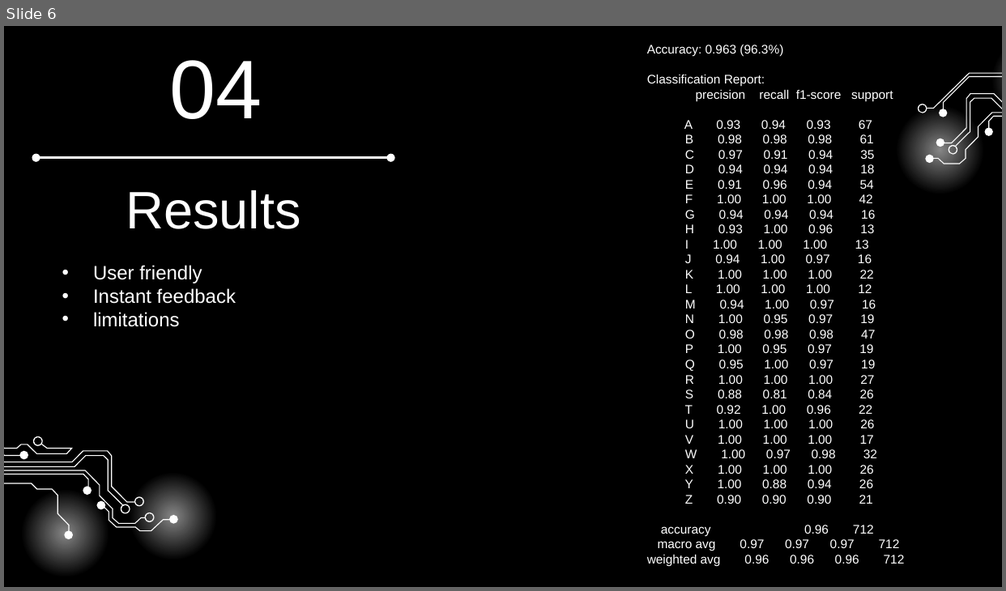
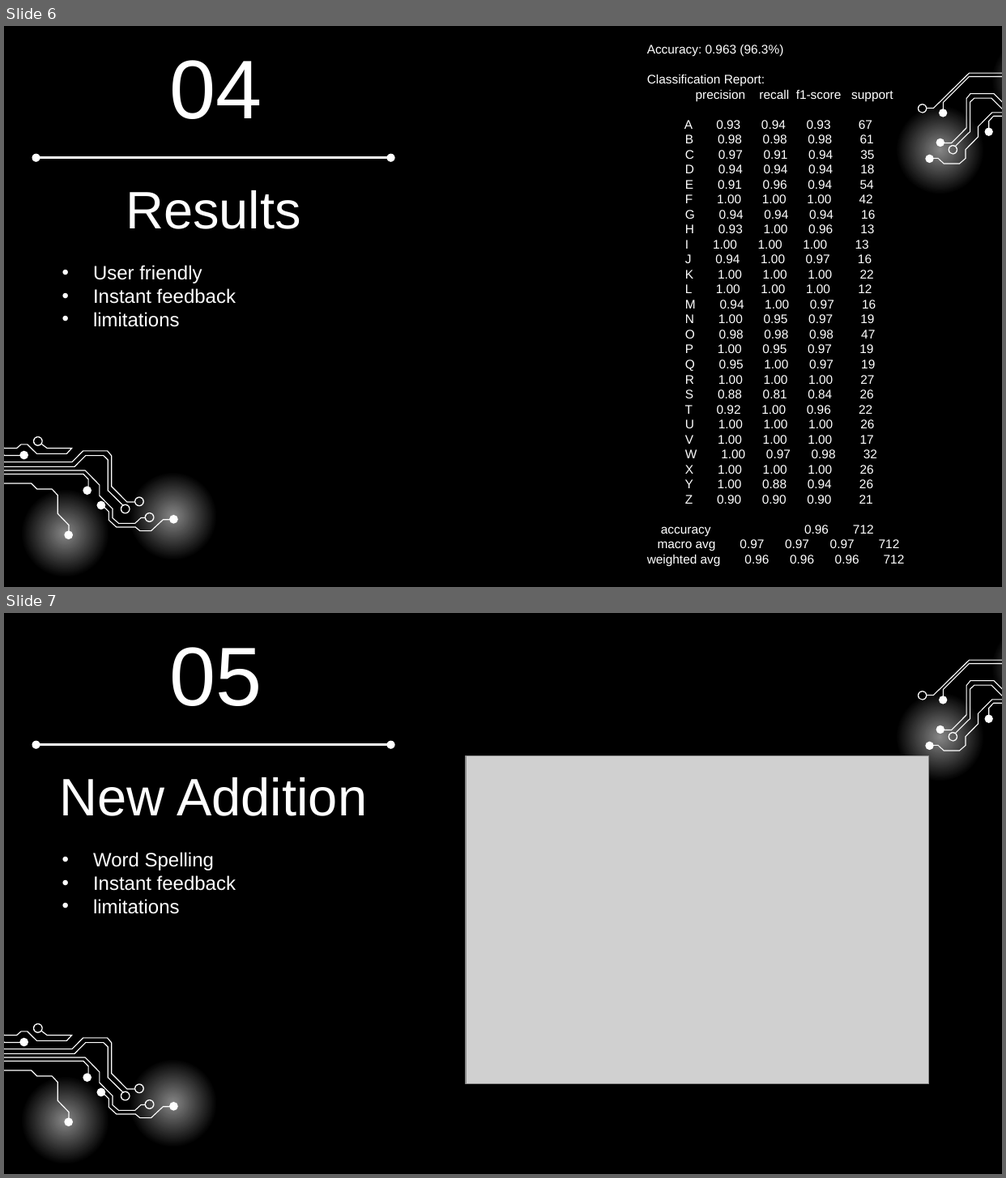
Before and after one commit to DukoSteevensz251786/Block-C-signLanguageChallenge, a slide deck: sign Dutch.pptx. Shown one above the other, each under a label of ours: slide 6 before the commit, slides 6 and 7 after it. The pictures are 1006x591 and 1006x1178 pixels, drawn with LibreOffice and Linux fonts; fonts in the diff are those of the drawing; grey boxes stand for pictures; background and template pictures are left out. Boxes give left, top, right and bottom in pixels: in the first picture for what was removed or moved away, otherwise in the second. Text is boxed around its words. In the diff, an @@ line names an element or a change of style, - is before the commit and + after.

```diff
--- a/sign Dutch.pptx
+++ b/sign Dutch.pptx
@@ slide 7 added at [4,613,1002,1174], background picture (left out); not listed: 13 template elements that a slide beside it also shows @@
@@ title added at [170,647,262,706], 60 pt, text #FFFFFF @@
+05
@@ double arrow added from (36, 745) to (391, 745), #FFFFFF 1.5 pt @@
@@ picture added at [466,756,929,1084] @@
@@ title added at [60,777,367,816], 38 pt, text #FFFFFF @@
+New Addition
@@ text added at [93,852,236,914], 14 pt, text #FFFFFF @@
+• Word Spelling
+• Instant feedback
+• limitations
@@ group added at [4,1005,219,1166]: 16 freeform shapes, 2 ellipses @@
```
Also in this commit, not shown: 2 slides changed, 1 other file.
